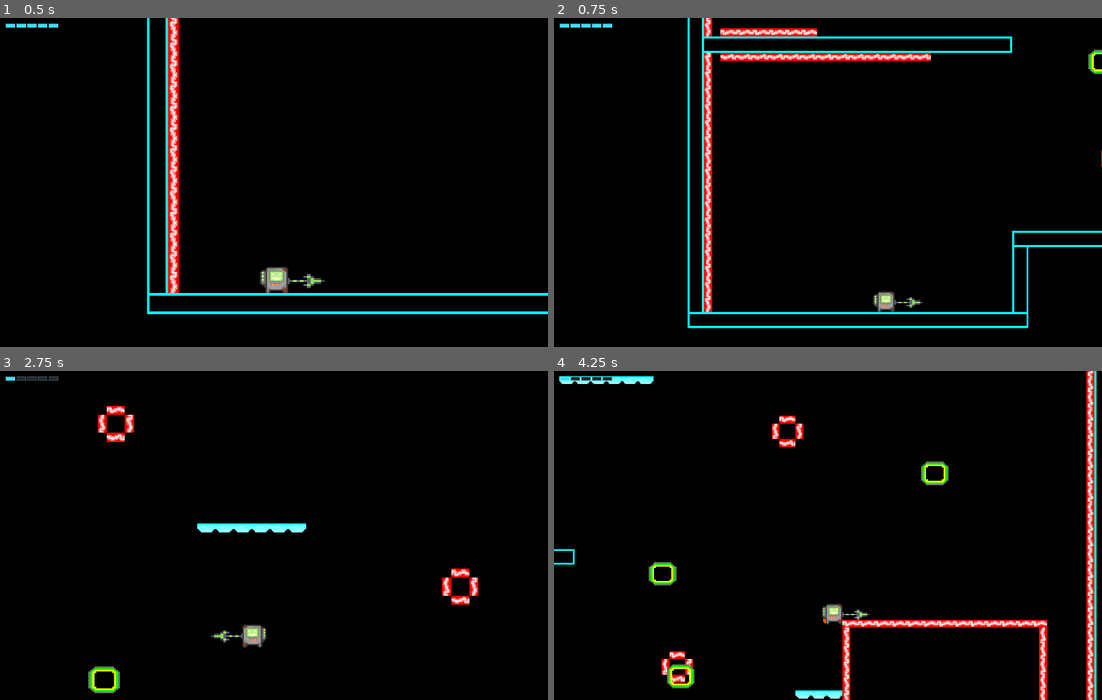
Above: before the commit, frames 1-4 (two rows, left to right).
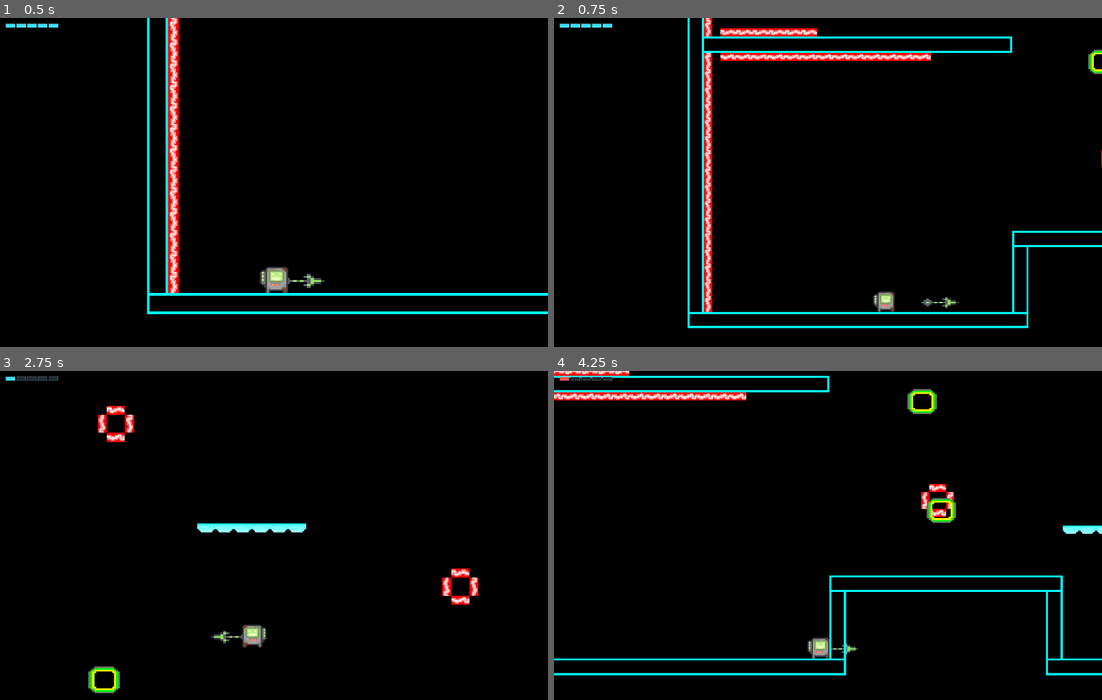
Above: after the commit, the same moments.

Repository: danpokhrel/Prototype3
Game: Godot game, scene res://scenes/main.tscn
The game is run twice, just before and just after one commit, with the same random seed, the same clock (stepped at 60 frames per second) and the same inputs.
Inputs (mouse positions are in pixels of both pictures, inside the frame that each line leads up to):
- Up to frame 1 (0.5 s): no input
- Up to frame 2 (0.75 s): move the mouse to (948, 166) at 0.52 s; hold D (move_right) from 0.53 s (still down); tap Shift (dash) at 0.6 s; click (948, 166) at 0.67 s
- Up to frame 3 (2.75 s): tap Space (jump) at 0.77, 1.07, 1.52, 1.82 s; move the mouse to (164, 551) at 1.27 s; tap Shift (dash) at 1.35, 2.1 s; move the mouse to (328, 463) at 2.02 s; release D (move_right) at 2.03 s; hold A (move_left) from 2.03 s (still down)
- Up to frame 4 (4.25 s): move the mouse to (800, 601) at 2.77 s; release A (move_left) at 2.78 s; hold D (move_right) from 2.78 s (still down); tap Shift (dash) at 2.85, 3.6 s; click (800, 601) at 2.92 s; tap Space (jump) at 3.02, 3.32, 3.77, 4.07 s; move the mouse to (992, 584) at 3.52 s

Frame 1 is identical in both runs. In frame 2, 0.2% of the frame differs, in the area x 62-74%, y 84-89%; in frame 3, less than 0.1%; in frame 4, 9.7%, in the area x 0-100%, y 0-100%.

Commit message:
Fixed collision shape sizes + Fixed spear sprite
- Some collision shapes were not big enough for death collision, fixed
- Spear sprite being renamed affected sprite update in code, sprite was not moving with stab action

Diff:
--- a/scenes/main.tscn
+++ b/scenes/main.tscn
@@ -122,13 +122,13 @@
 [sub_resource type="RectangleShape2D" id="RectangleShape2D_dummy"]
 
 [sub_resource type="RectangleShape2D" id="RectangleShape2D_trceg"]
-size = Vector2(8, 1666)
+size = Vector2(9, 1665)
 
 [sub_resource type="RectangleShape2D" id="RectangleShape2D_ha0aq"]
 size = Vector2(8.5, 3343)
 
 [sub_resource type="RectangleShape2D" id="RectangleShape2D_8cwg2"]
-size = Vector2(208, 200)
+size = Vector2(210, 201)
 
 [node name="Main" type="Node2D" unique_id=355897515]
 
@@ -157,7 +157,7 @@
 thickness = 2.0
 thrust_distance = 46.0
 
-[node name="Spear Sprite" type="Sprite2D" parent="Platformer Level/Player/Spear" unique_id=411721405]
+[node name="Sprite2D" type="Sprite2D" parent="Platformer Level/Player/Spear" unique_id=411721405]
 position = Vector2(-7.999998, -1.999999)
 scale = Vector2(2.658693, 1.5550001)
 texture = ExtResource("5_choun")
@@ -205,7 +205,7 @@
 script = ExtResource("14_a8y0u")
 
 [node name="Wall Right" type="CollisionShape2D" parent="Platformer Level/Death Collisions" unique_id=1186756710]
-position = Vector2(678, -856)
+position = Vector2(677.5, -856.5)
 shape = SubResource("RectangleShape2D_trceg")
 
 [node name="Wall Left" type="CollisionShape2D" parent="Platformer Level/Death Collisions" unique_id=1535156921]
@@ -213,7 +213,7 @@
 shape = SubResource("RectangleShape2D_ha0aq")
 
 [node name="Bottom Block" type="CollisionShape2D" parent="Platformer Level/Death Collisions" unique_id=657457732]
-position = Vector2(530, -123)
+position = Vector2(530, -123.5)
 shape = SubResource("RectangleShape2D_8cwg2")
 
 [node name="UI" type="CanvasLayer" parent="." unique_id=395852816]
